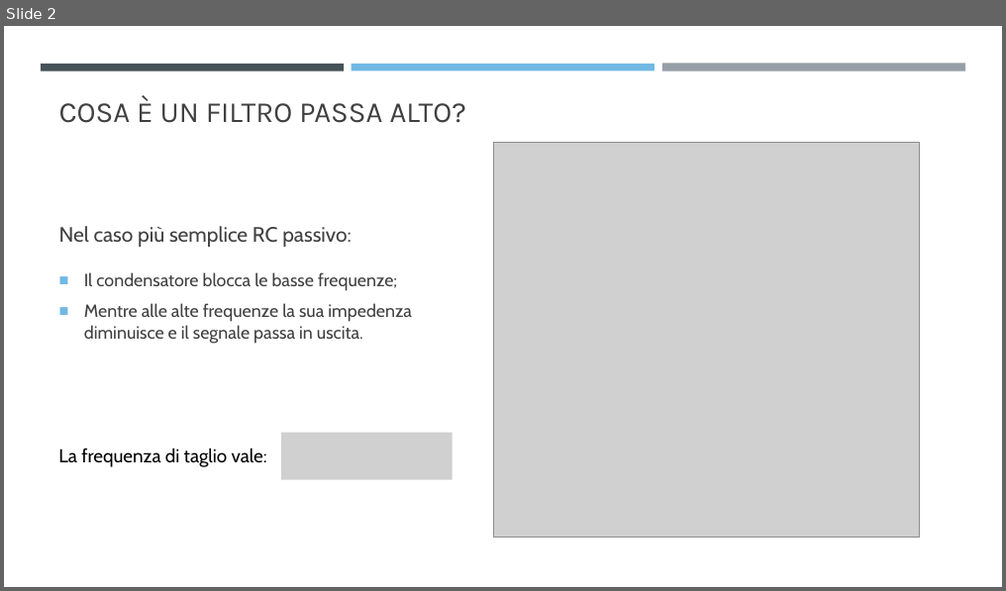
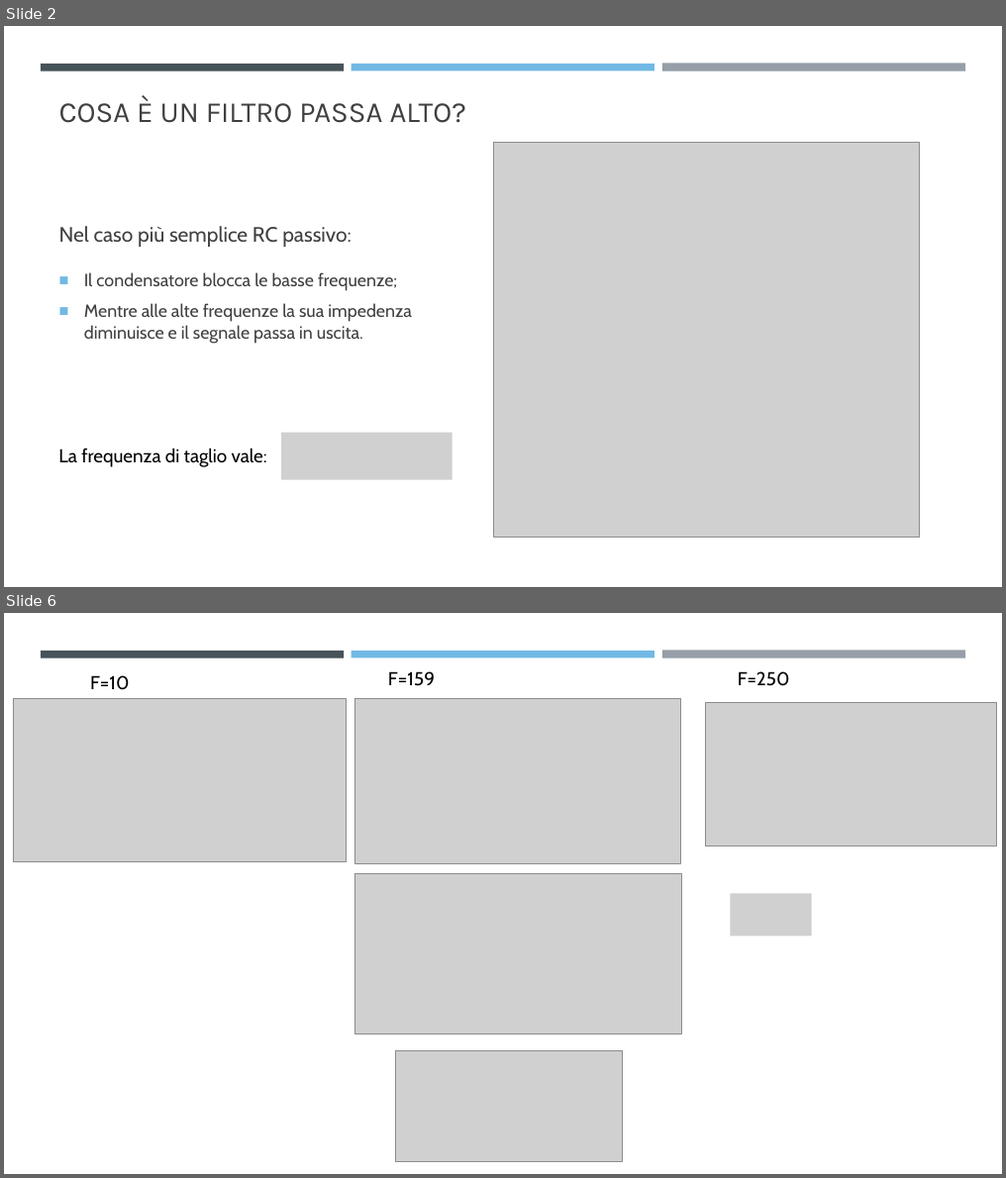
Before and after one commit to RiccardoSC2050/Progetto-sistemi-elettronici, a slide deck: presentazione/Studio filtro passa alto (HP).pptx. Shown one above the other, each under a label of ours: slide 2 before the commit, slides 2 and 6 after it; the slides between them are not shown. The pictures are 1006x591 and 1006x1178 pixels, drawn with LibreOffice and Linux fonts; fonts in the diff are those of the drawing; grey boxes stand for pictures. Boxes give left, top, right and bottom in pixels: in the first picture for what was removed or moved away, otherwise in the second. Text is boxed around its words. In the diff, an @@ line names an element or a change of style, - is before the commit and + after.

```diff
--- a/presentazione/Studio filtro passa alto (HP).pptx
+++ b/presentazione/Studio filtro passa alto (HP).pptx
@@ slide 6 added at (4, 613, 1002, 1174), background #FFFFFF; not listed: 3 template elements that a slide beside it also shows @@
@@ text added at (388, 671, 435, 686), 18 pt, text #000000 @@
+F=159
@@ text added at (738, 671, 790, 686), 18 pt, text #000000 @@
+F=250
@@ picture added at (13, 699, 347, 862) @@
@@ text added at (90, 675, 130, 690), 18 pt, text #000000 @@
+F=10
@@ picture added at (354, 699, 681, 863) @@
@@ picture added at (706, 703, 997, 846) @@
@@ picture added at (354, 873, 681, 1035) @@
@@ picture added at (731, 894, 812, 937) @@
@@ picture added at (395, 1051, 623, 1162) @@
```
Also in this commit, not shown: 1 slide changed, 6 other slides added, 8 other files.
